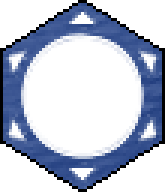
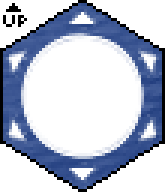
Before/after of a 165 × 192 layered artwork. What changed in the layer stack:
painted on "waterHex-holes" over (3, 3, 27, 27)
